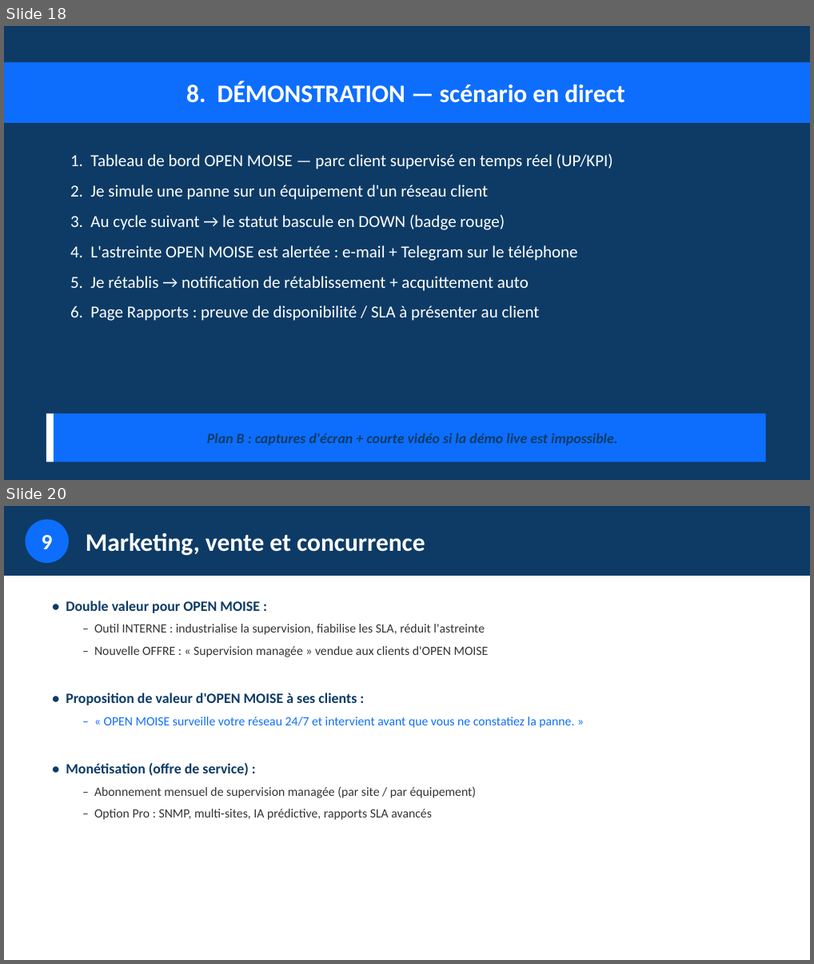
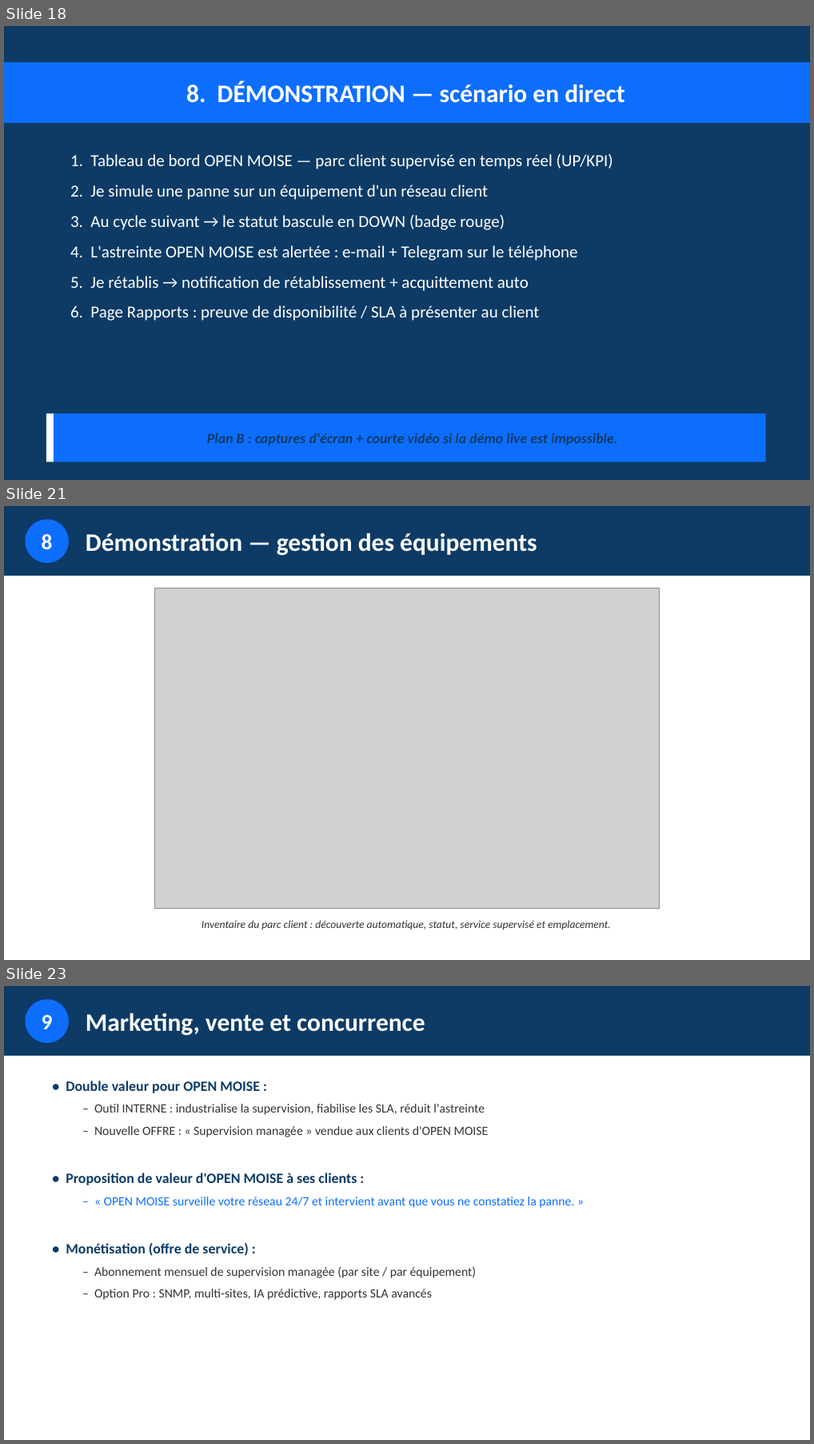
Before and after one commit to esperanceykouassi-bit/Supervision-reseau, a slide deck: soutenance/presentation-projet.pptx. Shown one above the other, each under a label of ours: slides 18 and 20 before the commit, slides 18, 21 and 23 after it; the slides between them are not shown. The pictures are 814x964 and 814x1444 pixels, drawn with LibreOffice and Linux fonts; fonts in the diff are those of the drawing; grey boxes stand for pictures. Boxes give left, top, right and bottom in pixels: in the first picture for what was removed or moved away, otherwise in the second. Text is boxed around its words. In the diff, an @@ line names an element or a change of style, - is before the commit and + after.

```diff
--- a/soutenance/presentation-projet.pptx
+++ b/soutenance/presentation-projet.pptx
@@ slide 21 added at <box>4,506,810,960</box>, background #FFFFFF @@
@@ rectangle added at <box>4,506,810,576</box>, fill #0D3B66 @@
@@ ellipse added at <box>25,520,69,563</box>, fill #0D6EFD, 26 pt, text #FFFFFF, bold @@
+8
@@ text added at <box>86,533,538,556</box>, 30 pt, text #FFFFFF, bold @@
+Démonstration — gestion des équipements
@@ picture added at <box>155,588,660,908</box> @@
@@ text added at <box>202,920,611,929</box>, 13 pt, text #333333, italic @@
+Inventaire du parc client : découverte automatique, statut, service supervisé et emplacement.
@@ what was slide 20 is now slide 23 @@
```
Also in this commit, not shown: 1 slide changed, 2 other slides added, 7 other files.
